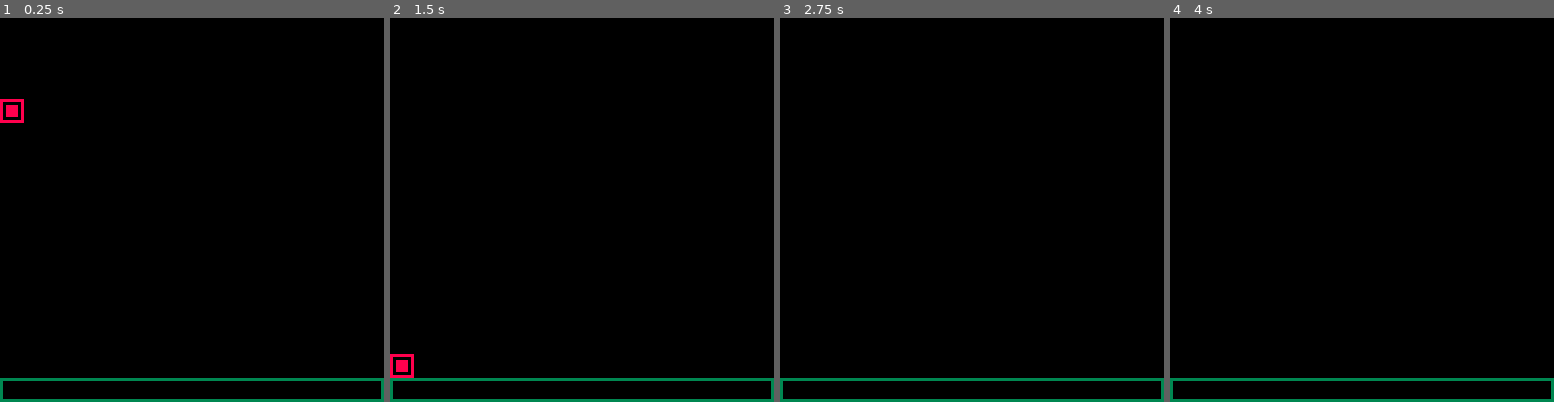
Above: before the commit, frames 1-4 (left to right).
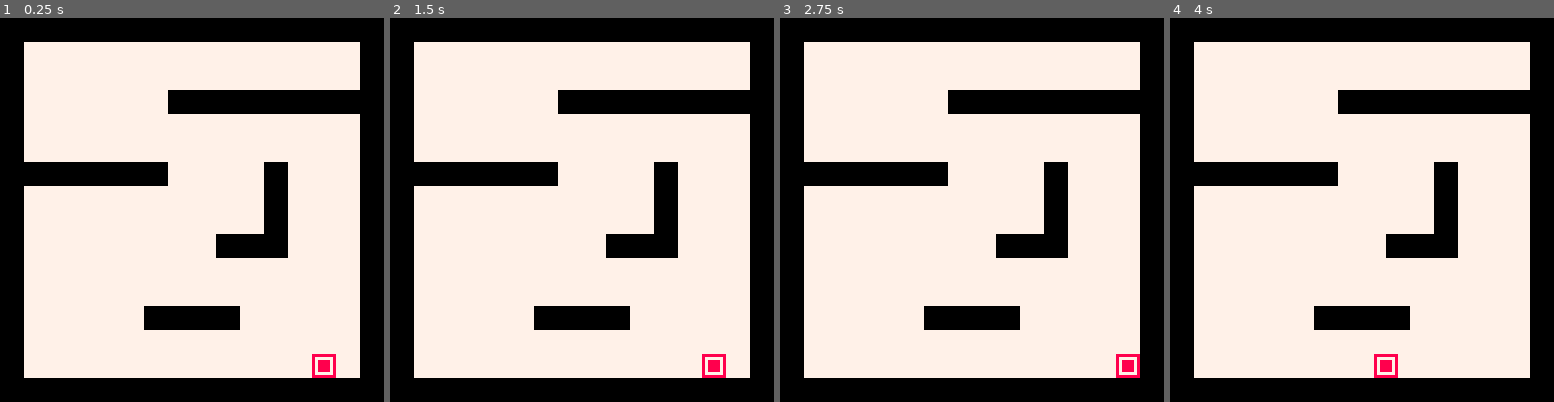
Above: after the commit, the same moments.

Repository: outkine/pico-kit
Game: PICO-8 cartridge starter.p8
The game is run twice, just before and just after one commit, with the same random seed, the same clock (stepped at 60 frames per second) and the same inputs.
Inputs:
- Up to frame 1 (0.25 s): no input
- Up to frame 2 (1.5 s): no input
- Up to frame 3 (2.75 s): hold Right 1.6-2.1 s; hold Up 2.15-2.42 s; hold Right from 2.47 s (still down)
- Up to frame 4 (4 s): release Right at 3.03 s; hold Left 3.08-3.58 s

The runs differ from the first frame. In frame 1, 69% of the frame differs, in the area x 0-100%, y 6-100%; in frame 2, 69%; in frame 3, 69%; in frame 4, 69%.

Commit message:
More sophisticated physics

Diff:
--- a/starter.p8
+++ b/starter.p8
@@ -9,55 +9,60 @@
   world:addbody(self)
  end)
  mob = oop.class({
- 	sprite = 'req',
+ 	sprite='req',
  }, {body})
 	function mob:draw()
 		spr(self.sprite, self.pos[1], self.pos[2])
 	end
 	rec = oop.class({
-		color = 'red'
+		color='req',
+		static=true,
 	}, {body})
 	function rec:draw()
-		rect(
+		rectfill(
 			self.pos[1], self.pos[2],
-			self.pos[1] + self.size[1],
-			self.pos[2] + self.size[2],
+			self.pos[1] + self.size[1] - 1,
+			self.pos[2] + self.size[2] - 1,
 			self.color
 		)
 	end
-
 	p = mob{
-  pos={0, 0},
+  pos={13*8, 11*8},
   size={8, 8},
-		mass=.1,
-		friction={1, 0},
-
 		sprite=1,
 	}
 
-	bound = rec{
-	 pos={0, 120},
-  size={127, 7},
-  color=3
- }
+	bounds = {}
+ for x=0,15 do
+ 	for y=0,15 do
+ 		if fget(mget(x, y)) == 1 then
+ 			add(bounds, rec{
+ 				pos={x*8, y*8},
+ 				size={8, 8},
+ 				color={3},
+ 			})
+ 		end
+ 	end
+ end
 end
 -->8
 function _update60()
- if btn(0) then
-  p:shove{-5, 0}
- elseif btn(1) then
-  p:shove{5, 0}
- end
+ if btnp(1) then
+  p:shove{3, 0}
+ elseif btnp(0) then
+  p:shove{-3, 0}
+ end
+
  if btnp(2) then
-  p:shove{0, -30}
+  p:shove{0, -6}
  end
 
 	world:update()
 end
 -->8
 function _draw()
- cls()
- bound:draw()
+ cls(7)
+ foreach(bounds, rec.draw)
  p:draw()
 end
 -->8
@@ -188,17 +193,23 @@
 end
 physics.world = oop.class{
  bodies = {},
- gravity = 2,
+ gravity = {0, .5},
 }
 function physics.world:update()
  for body in all(self.bodies) do
-  if body.mass ~= 0 then
-   body:shove{0, self.gravity}
-   if body.friction ~= 0 then
-    body:slow(body.friction)
-   end
+  if not body.static then
+   if body.mass[1] or body.mass[2] then
+    body:shove{
+     self.gravity[1] * body.weight[1], self.gravity[2] * body.weight[2]
+    }
+    if body.friction[1] ~= 0 or body.friction[2] ~= 0 then
+     body:slow(body.friction)
+    end
+   end
+
+   body.collisions = {}
    for body2 in all(self.bodies) do
-    if body ~= body2 then
+    if band(body.layer, body2.layer) ~= 0 and body ~= body2 then
      body:checkcollided(body2)
     end
    end
@@ -211,76 +222,83 @@
  return body
 end
 physics.body = oop.class{
- pos = "req",
- size = "req",
- vel = 	{0, 0},
- mass = 0,
- friction = {0, 0},
- collisions = {false, false},
+ pos="req",
+ size="req",
+ vel={0, 0},
+ mass={1, 1},
+ weight={1, 1},
+ friction={.1, 0},
+ collisions={},
+ static=false,
+ layer=0x1,
 }
 function physics.body:shove(vel)
  for i=1,2 do
-  self.vel[i] += vel[i] * self.mass
+  self.vel[i] += vel[i] * self.mass[i]
  end
 end
 function physics.body:update()
  for i=1,2 do
   self.pos[i] += self.vel[i]
  end
- self.collisions = {false, false}
 end
 function physics.body:slow(vel)
  for i=1,2 do
   if self.vel[i] > 0 then
-   self.vel[i] -= vel[i] * self.mass
+   self.vel[i] -= vel[i] * self.mass[i]
    if self.vel[i] < 0 then
     self.vel[i] = 0
    end
   elseif self.vel[i] < 0 then
-   self.vel[i] += vel[i] * self.mass
+   self.vel[i] += vel[i] * self.mass[i]
    if self.vel[i] > 0 then
     self.vel[i] = 0
    end
   end
  end
 end
-function physics.body:processcollision(i, body)
- self.collisions[i] = true
- if self.vel[i] >= 0 then
-  self.pos[i] = body.pos[i] - self.size[i]
- else
-  self.pos[i] = body.pos[i] + body.size[i]
- end
- self.vel[i] = 0
-end
 function physics.body:checkcollided(body)
  local oldpos = tools.assign(self.pos)
  for i=1,2 do
   local pos = tools.assign(oldpos)
   pos[i] += self.vel[i]
-  if self:collided(body, pos) then
-   self:processcollision(i, body)
-  end
- end
- if not self.collisions[1] and not self.collisions[2] and
-  self:collided(body,
-   {oldpos[1] + self.vel[1], oldpos[2] + self.vel[2]}
-  ) then
-  for i=1,2 do
-   self:processcollision(i, body)
-  end
- end
-end
-function physics.body:collided(body, pos)
- pos = pos or self.pos
- return physics.collided({pos=pos, size=self.size}, body)
+  if physics.collided({pos=pos, size=self.size}, body) then
+   add(self.collisions, body)
+   if self.vel[i] >= 0 then
+    self.pos[i] = body.pos[i] - self.size[i]
+   else
+    self.pos[i] = body.pos[i] + body.size[i]
+   end
+   self.vel[i] = 0
+  end
+ end
 end
 __gfx__
-00000000888888880000000000000000000000000000000000000000000000000000000000000000000000000000000000000000000000000000000000000000
-00000000800000080000000000000000000000000000000000000000000000000000000000000000000000000000000000000000000000000000000000000000
-00700700808888080000000000000000000000000000000000000000000000000000000000000000000000000000000000000000000000000000000000000000
-00077000808888080000000000000000000000000000000000000000000000000000000000000000000000000000000000000000000000000000000000000000
-00077000808888080000000000000000000000000000000000000000000000000000000000000000000000000000000000000000000000000000000000000000
-00700700808888080000000000000000000000000000000000000000000000000000000000000000000000000000000000000000000000000000000000000000
-00000000800000080000000000000000000000000000000000000000000000000000000000000000000000000000000000000000000000000000000000000000
-00000000888888880000000000000000000000000000000000000000000000000000000000000000000000000000000000000000000000000000000000000000
+00000000888888882222222200000000000000000000000000000000000000000000000000000000000000000000000000000000000000000000000000000000
+00000000800000082222222200000000000000000000000000000000000000000000000000000000000000000000000000000000000000000000000000000000
+00700700808888082222222200000000000000000000000000000000000000000000000000000000000000000000000000000000000000000000000000000000
+00077000808888082222222200000000000000000000000000000000000000000000000000000000000000000000000000000000000000000000000000000000
+00077000808888082222222200000000000000000000000000000000000000000000000000000000000000000000000000000000000000000000000000000000
+00700700808888082222222200000000000000000000000000000000000000000000000000000000000000000000000000000000000000000000000000000000
+00000000800000082222222200000000000000000000000000000000000000000000000000000000000000000000000000000000000000000000000000000000
+00000000888888882222222200000000000000000000000000000000000000000000000000000000000000000000000000000000000000000000000000000000
+__gff__
+0000010000000000000000000000000000000000000000000000000000000000000000000000000000000000000000000000000000000000000000000000000000000000000000000000000000000000000000000000000000000000000000000000000000000000000000000000000000000000000000000000000000000000
+0000000000000000000000000000000000000000000000000000000000000000000000000000000000000000000000000000000000000000000000000000000000000000000000000000000000000000000000000000000000000000000000000000000000000000000000000000000000000000000000000000000000000000
+__map__
+0202020202020202020202020202020200000000000000000000000000000000000000000000000000000000000000000000000000000000000000000000000000000000000000000000000000000000000000000000000000000000000000000000000000000000000000000000000000000000000000000000000000000000
+0200000000000000000000000000000200000000000000000000000000000000000000000000000000000000000000000000000000000000000000000000000000000000000000000000000000000000000000000000000000000000000000000000000000000000000000000000000000000000000000000000000000000000
+0200000000000000000000000000000200000000000000000000000000000000000000000000000000000000000000000000000000000000000000000000000000000000000000000000000000000000000000000000000000000000000000000000000000000000000000000000000000000000000000000000000000000000
+0200000000000002020202020202020200000000000000000000000000000000000000000000000000000000000000000000000000000000000000000000000000000000000000000000000000000000000000000000000000000000000000000000000000000000000000000000000000000000000000000000000000000000
+0200000000000000000000000000000200000000000000000000000000000000000000000000000000000000000000000000000000000000000000000000000000000000000000000000000000000000000000000000000000000000000000000000000000000000000000000000000000000000000000000000000000000000
+0200000000000000000000000000000200000000000000000000000000000000000000000000000000000000000000000000000000000000000000000000000000000000000000000000000000000000000000000000000000000000000000000000000000000000000000000000000000000000000000000000000000000000
+0202020202020200000000020000000200000000000000000000000000000000000000000000000000000000000000000000000000000000000000000000000000000000000000000000000000000000000000000000000000000000000000000000000000000000000000000000000000000000000000000000000000000000
+0200000000000000000000020000000200000000000000000000000000000000000000000000000000000000000000000000000000000000000000000000000000000000000000000000000000000000000000000000000000000000000000000000000000000000000000000000000000000000000000000000000000000000
+0200000000000000000000020000000200000000000000000000000000000000000000000000000000000000000000000000000000000000000000000000000000000000000000000000000000000000000000000000000000000000000000000000000000000000000000000000000000000000000000000000000000000000
+0200000000000000000202020000000200000000000000000000000000000000000000000000000000000000000000000000000000000000000000000000000000000000000000000000000000000000000000000000000000000000000000000000000000000000000000000000000000000000000000000000000000000000
+0200000000000000000000000000000200000000000000000000000000000000000000000000000000000000000000000000000000000000000000000000000000000000000000000000000000000000000000000000000000000000000000000000000000000000000000000000000000000000000000000000000000000000
+0200000000000000000000000000000200000000000000000000000000000000000000000000000000000000000000000000000000000000000000000000000000000000000000000000000000000000000000000000000000000000000000000000000000000000000000000000000000000000000000000000000000000000
+0200000000000202020200000000000200000000000000000000000000000000000000000000000000000000000000000000000000000000000000000000000000000000000000000000000000000000000000000000000000000000000000000000000000000000000000000000000000000000000000000000000000000000
+0200000000000000000000000000000200000000000000000000000000000000000000000000000000000000000000000000000000000000000000000000000000000000000000000000000000000000000000000000000000000000000000000000000000000000000000000000000000000000000000000000000000000000
+0200000000000000000000000000000200000000000000000000000000000000000000000000000000000000000000000000000000000000000000000000000000000000000000000000000000000000000000000000000000000000000000000000000000000000000000000000000000000000000000000000000000000000
+0202020202020202020202020202020200000000000000000000000000000000000000000000000000000000000000000000000000000000000000000000000000000000000000000000000000000000000000000000000000000000000000000000000000000000000000000000000000000000000000000000000000000000
